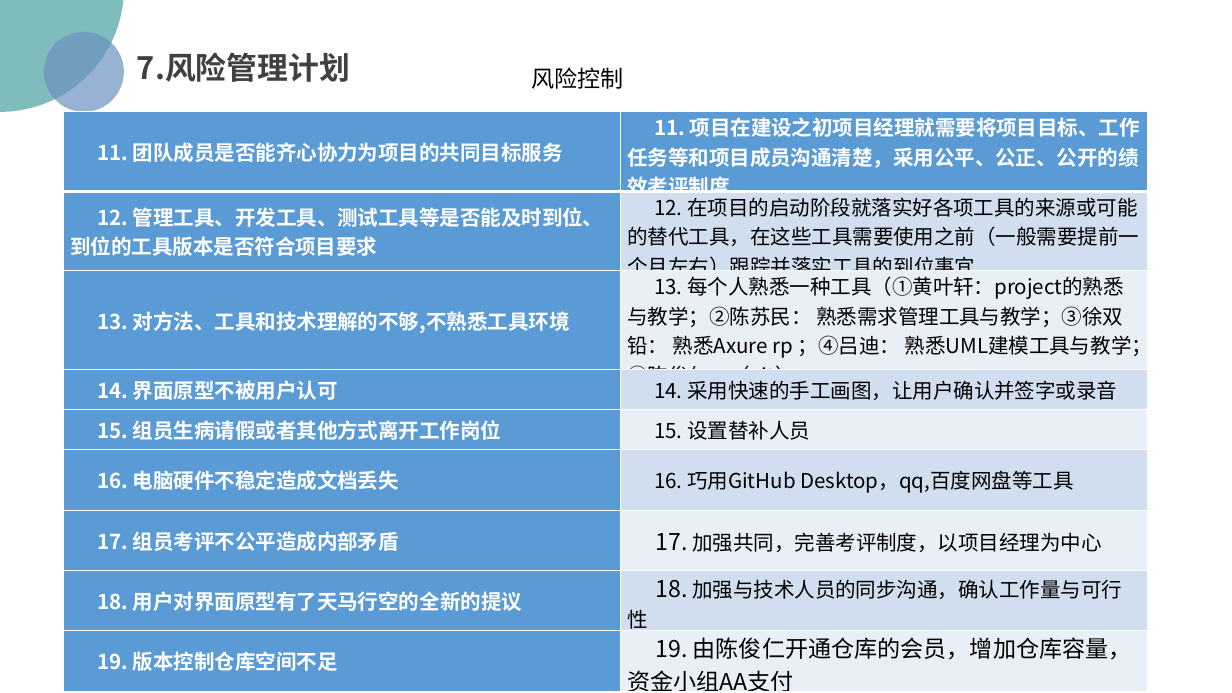
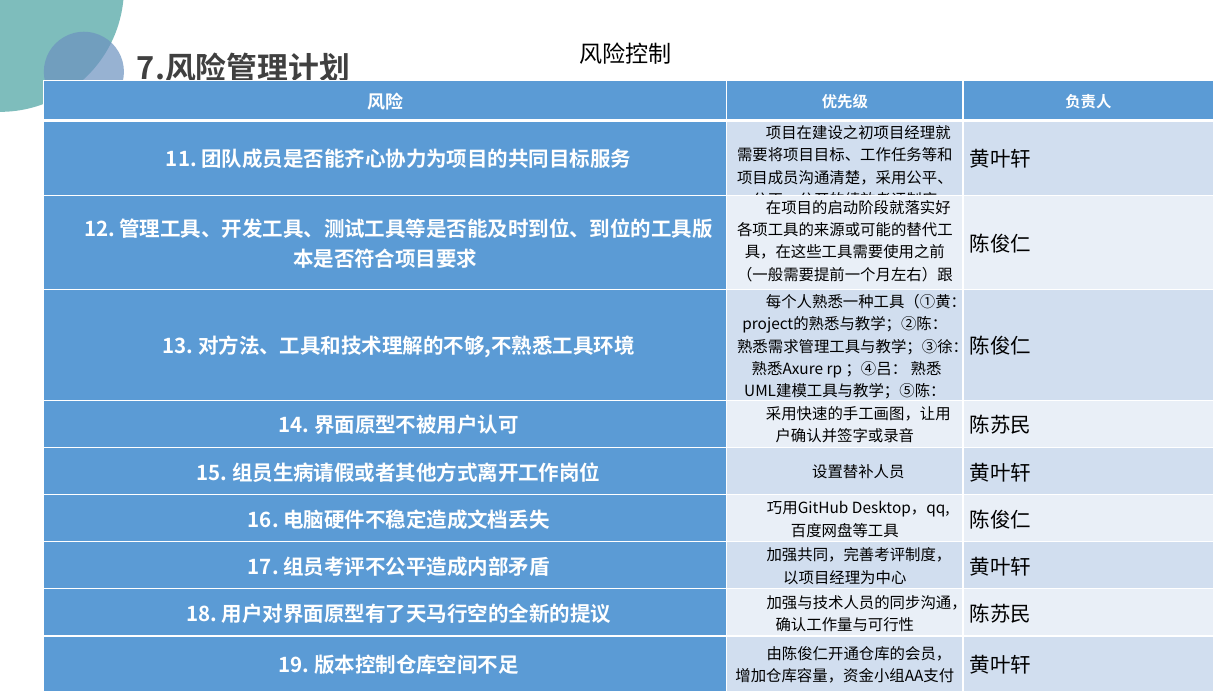
Before and after one commit to PRD2018/PRD2018-G15, a slide deck: slide 50 of 受控文档/01-需求工程项目计划/[PRD-15]需求工程项目计划.pptx (slide 49 before the commit). Drawn at 1232x693 pixels with LibreOffice and Linux fonts; fonts in the diff are those of the drawing; background and template pictures are left out. Boxes give left, top, right and bottom in pixels: in the first picture for what was removed or moved away, otherwise in the second. Text is boxed around its words. In the diff, an @@ line names an element or a change of style, - is before the commit and + after.

Commit message:
2018-11-19
需求计划PPT

```diff
--- a/受控文档/01-需求工程项目计划/[PRD-15]需求工程项目计划.pptx
+++ b/受控文档/01-需求工程项目计划/[PRD-15]需求工程项目计划.pptx
@@ text "风险控制": place and size @@
-text "风险控制" at bbox=[532, 67, 624, 89]
+text "风险控制" at bbox=[579, 42, 671, 64]
@@ table at bbox=[43, 80, 1214, 687] @@
-11. 团队成员是否能齐心协力为项目的共同目标服务 | 11. 项目在建设之初项目经理就需要将项目目标、工作任务等和项目成员沟通清楚，采用公平、公正、公开的绩效考评制度
-12. 管理工具、开发工具、测试工具等是否能及时到位、到位的工具版本是否符合项目要求 | 12. 在项目的启动阶段就落实好各项工具的来源或可能的替代工具，在这些工具需要使用之前（一般需要提前一个月左右）跟踪并落实工具的到位事宜
-13. 对方法、工具和技术理解的不够,不熟悉工具环境 | 13. 每个人熟悉一种工具（①黄叶轩：project的熟悉与教学；②陈苏民： 熟悉需求管理工具与教学；③徐双铅： 熟悉Axure rp ；④吕迪： 熟悉UML建模工具与教学；⑤陈俊仁：（git）
-14. 界面原型不被用户认可 | 14. 采用快速的手工画图，让用户确认并签字或录音
-15. 组员生病请假或者其他方式离开工作岗位 | 15. 设置替补人员
-16. 电脑硬件不稳定造成文档丢失 | 16. 巧用GitHub Desktop，qq,百度网盘等工具
-17. 组员考评不公平造成内部矛盾 | 17. 加强共同，完善考评制度，以项目经理为中心
-18. 用户对界面原型有了天马行空的全新的提议 | 18. 加强与技术人员的同步沟通，确认工作量与可行性
-19. 版本控制仓库空间不足 | 19. 由陈俊仁开通仓库的会员，增加仓库容量，资金小组AA支付
+风险 | 优先级 | 负责人
+11. 团队成员是否能齐心协力为项目的共同目标服务 | 项目在建设之初项目经理就需要将项目目标、工作任务等和项目成员沟通清楚，采用公平、公正、公开的绩效考评制度 | 黄叶轩
+12. 管理工具、开发工具、测试工具等是否能及时到位、到位的工具版本是否符合项目要求 | 在项目的启动阶段就落实好各项工具的来源或可能的替代工具，在这些工具需要使用之前（一般需要提前一个月左右）跟踪并落实工具的到位事宜 | 陈俊仁
+13. 对方法、工具和技术理解的不够,不熟悉工具环境 | 每个人熟悉一种工具（①黄：project的熟悉与教学；②陈： 熟悉需求管理工具与教学；③徐： 熟悉Axure rp ；④吕： 熟悉UML建模工具与教学；⑤陈：（git） | 陈俊仁
+14. 界面原型不被用户认可 | 采用快速的手工画图，让用户确认并签字或录音 | 陈苏民
+15. 组员生病请假或者其他方式离开工作岗位 | 设置替补人员 | 黄叶轩
+16. 电脑硬件不稳定造成文档丢失 | 巧用GitHub Desktop，qq,百度网盘等工具 | 陈俊仁
+17. 组员考评不公平造成内部矛盾 | 加强共同，完善考评制度，以项目经理为中心 | 黄叶轩
+18. 用户对界面原型有了天马行空的全新的提议 | 加强与技术人员的同步沟通，确认工作量与可行性 | 陈苏民
+19. 版本控制仓库空间不足 | 由陈俊仁开通仓库的会员，增加仓库容量，资金小组AA支付 | 黄叶轩
@@ table: place and size @@
-table at bbox=[64, 112, 1148, 693]
+table at bbox=[43, 80, 1214, 687]
```
Also in this commit, not shown: 6 other slides changed, 11 slides added.
